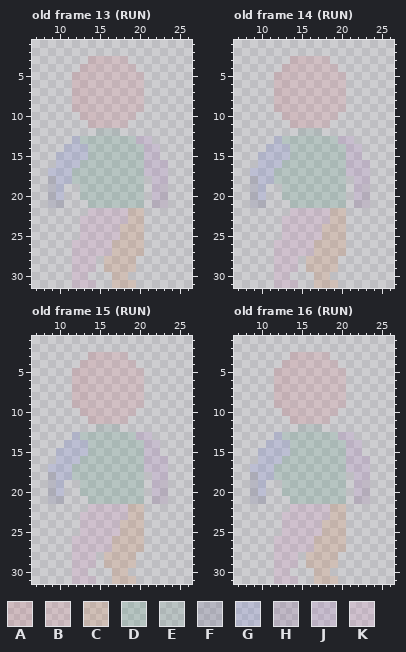
Two states of a pixel-art file, Screenshots/base_anims.aseprite. Above: the version before the commit.
32x32 pixels, 23 frames. Shown: old frame 13 (RUN): x 7..26, y 1..31; old frame 14 (RUN): x 7..26, y 1..31; old frame 15 (RUN): x 7..26, y 1..31; old frame 16 (RUN): x 7..26, y 1..31. The commit also changed other frames, which this record leaves out.
Palette (. is transparent): A #d9576327  B #e5707b27  C #df712627  D #37946e27  E #548a7a27  F #3f3f7427  G #5b6ee127  H #76428a27  J #a863c227  K #d77bba27
Pixels before, old frame 13 (RUN), first column x 9:
 3 .....AABBB.....
 4 ....AABBBBB....
 5 ...AABBBBBBB...
 6 ...AABBBBBBB...
 7 ...AABBBBBBB...
 8 ...AABBBBBBB...
 9 ...AABBBBBBB...
10 ....AABBBBB....
11 .....AABBB.....
12 ......EEE......
13 ...GDDDDDDDJJ..
14 ..GGGDDDDDDDJJ.
15 .GGGGDDDDDDDJJ.
16 .GGGDDDDDDDDJJJ
17 GGGDDDDDDDDDJJJ
18 FGGDDDDDDDDD.JJ
19 FG..DDDDDDDD.JH
20 FG..DDDDDDDD.JH
21 FF...DDDDDDD.HH
22 .....KKKKKCC...
23 ....KKKKKKCC...
24 ....KKKKKCCC...
25 ....KKKKKCCC...
26 ...KKKKKCCCC...
27 ...KKKKKCCCC...
28 ...KKK.CCCC....
29 ...KKK.CCCC....
30 ...KK...CC.....
31 ...KKK..CCC....
Pixels before, old frame 14 (RUN), first column x 9:
 3 .....AABBB.....
 4 ....AABBBBB....
 5 ...AABBBBBBB...
 6 ...AABBBBBBB...
 7 ...AABBBBBBB...
 8 ...AABBBBBBB...
 9 ...AABBBBBBB...
10 ....AABBBBB....
11 .....AABBB.....
12 ......EEE......
13 ...GDDDDDDDJJ..
14 ..GGGDDDDDDDJJ.
15 .GGGGDDDDDDDJJ.
16 .GGGDDDDDDDDJJJ
17 GGGDDDDDDDDDJJJ
18 FGGDDDDDDDDD.JJ
19 FG..DDDDDDDD.JH
20 FG..DDDDDDDD.JH
21 FF...DDDDDDD.HH
22 .....KKKKKCC...
23 ....KKKKKKCC...
24 ....KKKKKCCC...
25 ....KKKKKCCC...
26 ...KKKKKCCCC...
27 ...KKKKKCCCC...
28 ...KKK.CCCC....
29 ...KKK.CCCC....
30 ...KK...CC.....
31 ...KKK..CCC....
Pixels before, old frame 15 (RUN), first column x 9:
 3 .....AABBB.....
 4 ....AABBBBB....
 5 ...AABBBBBBB...
 6 ...AABBBBBBB...
 7 ...AABBBBBBB...
 8 ...AABBBBBBB...
 9 ...AABBBBBBB...
10 ....AABBBBB....
11 .....AABBB.....
12 ......EEE......
13 ...GDDDDDDDJJ..
14 ..GGGDDDDDDDJJ.
15 .GGGGDDDDDDDJJ.
16 .GGGDDDDDDDDJJJ
17 GGGDDDDDDDDDJJJ
18 FGGDDDDDDDDD.JJ
19 FG..DDDDDDDD.JH
20 FG..DDDDDDDD.JH
21 FF...DDDDDDD.HH
22 .....KKKKKCC...
23 ....KKKKKKCC...
24 ....KKKKKCCC...
25 ....KKKKKCCC...
26 ...KKKKKCCCC...
27 ...KKKKKCCCC...
28 ...KKK.CCCC....
29 ...KKK.CCCC....
30 ...KK...CC.....
31 ...KKK..CCC....
Pixels before, old frame 16 (RUN), first column x 9:
 3 .....AABBB.....
 4 ....AABBBBB....
 5 ...AABBBBBBB...
 6 ...AABBBBBBB...
 7 ...AABBBBBBB...
 8 ...AABBBBBBB...
 9 ...AABBBBBBB...
10 ....AABBBBB....
11 .....AABBB.....
12 ......EEE......
13 ...GDDDDDDDJJ..
14 ..GGGDDDDDDDJJ.
15 .GGGGDDDDDDDJJ.
16 .GGGDDDDDDDDJJJ
17 GGGDDDDDDDDDJJJ
18 FGGDDDDDDDDD.JJ
19 FG..DDDDDDDD.JH
20 FG..DDDDDDDD.JH
21 FF...DDDDDDD.HH
22 .....KKKKKCC...
23 ....KKKKKKCC...
24 ....KKKKKCCC...
25 ....KKKKKCCC...
26 ...KKKKKCCCC...
27 ...KKKKKCCCC...
28 ...KKK.CCCC....
29 ...KKK.CCCC....
30 ...KK...CC.....
31 ...KKK..CCC....
After:
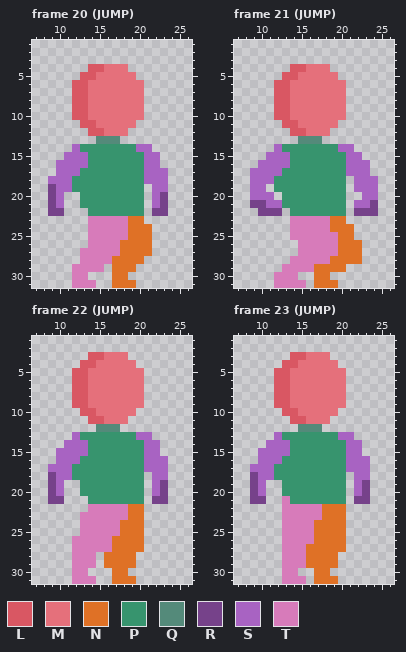
Colours new in this view: L #d95763  M #e5707b  N #df7126  P #37946e  Q #548a7a  R #76428a  S #a863c2  T #d77bba
Log entry: Jump and fall animations added
Edits made:
frames 23 -> 33
layer "Full anim reference" now hidden
layer "Back Leg" now shown
layer "Front leg" now shown
layer "Head" now shown
layer "Back Arm" now shown
layer "Body" now shown
layer "Neck" now shown
layer "Front Arm" now shown
Changed rows in their new state; - is an unchanged pixel.
Frame 20 (JUMP) against old frame 13 (RUN):
first column x 9:
 3 -----.....-----
 4 ----.LLMMM.----
 5 ---.LLMMMMM.---
 6 ---LLMMMMMMM---
 7 ---LLMMMMMMM---
 8 ---LLMMMMMMM---
 9 ---LLMMMMMMM---
10 ---LLMMMMMMM---
11 ----LLMMMMM----
12 -----LLMMM-----
13 ---...QQQ....--
14 --.SPPPPPPPSS.-
15 -.SSSPPPPPPPSS-
16 -SSSSPPPPPPPSS.
17 .SSSPPPPPPPPSSS
18 SSSPPPPPPPPPSSS
19 RSSPPPPPPPPP-SS
20 RS--PPPPPPPP-SR
21 RS--PPPPPPPP-SR
22 RR---PPPPPPP-RR
23 ----.TTTTTNN---
24 ----.TTTTTNNN--
25 ----.TTTTTNNN--
26 ---..TTTTNNNN--
27 ---.TTTTTNNNN--
28 ---.TTTTNNNN---
29 ---TTTT.NNN----
30 ---TT---NN-----
31 ---TTT--NNN----
Frame 21 (JUMP) against old frame 14 (RUN):
first column x 9:
 3 -----.....------
 4 ----.LLMMM.-----
 5 ---.LLMMMMM.----
 6 ---LLMMMMMMM----
 7 ---LLMMMMMMM----
 8 ---LLMMMMMMM----
 9 ---LLMMMMMMM----
10 ---LLMMMMMMM----
11 ----LLMMMMM-----
12 -----LLMMM------
13 ---...QQQ....---
14 --.SPPPPPPPSS.--
15 -.SSSPPPPPPPSS--
16 -SSSSPPPPPPPSSS-
17 SSSSPPPPPPPPSSS-
18 SSSPPPPPPPPP-SSS
19 SS-PPPPPPPPP-SSS
20 SSS-PPPPPPPP-.SS
21 RRSSPPPPPPPP-SSR
22 -RRR-PPPPPPP-RRR
23 ----.TTTTTNN----
24 ----.TTTTTNNN---
25 ----.TTTTTTNN---
26 ---...TTTTTNNN--
27 ---...TTTTTNNN--
28 ---..TTTTTNNNN--
29 ---.TTTTNNNN----
30 ---TTT--NN------
31 ---TTTT-NNN-----
Frame 22 (JUMP) against old frame 15 (RUN):
first column x 9:
 3 -----LLMMM-----
 4 ----LLMMMMM----
 5 ---LLMMMMMMM---
 6 ---LLMMMMMMM---
 7 ---LLMMMMMMM---
 8 ---LLMMMMMMM---
 9 ---LLMMMMMMM---
10 ----LLMMMMM----
11 -----LLMMM-----
12 ------QQQ------
13 ---SPPPPPPPSS--
14 --SSSPPPPPPPSS-
15 -SSSSPPPPPPPSS-
16 -SSSPPPPPPPPSSS
17 SSSPPPPPPPPPSSS
18 RSSPPPPPPPPP-SS
19 RS--PPPPPPPP-SR
20 RS--PPPPPPPP-SR
21 RR---PPPPPPP-RR
22 -----TTTTTNN---
23 ----TTTTTTNN---
24 ----TTTTTNNN---
25 ----TTTTTNNN---
26 ---TTTTTNNNN---
27 ---TTTTTNNNN---
28 ---TTT-NNNN----
29 ---TTT-NNNN----
30 ---TT---NN-----
31 ---TTT--NNN----
Frame 23 (JUMP) against old frame 16 (RUN):
first column x 9:
 3 -----LLMMM-----
 4 ----LLMMMMM----
 5 ---LLMMMMMMM---
 6 ---LLMMMMMMM---
 7 ---LLMMMMMMM---
 8 ---LLMMMMMMM---
 9 ---LLMMMMMMM---
10 ----LLMMMMM----
11 -----LLMMM-----
12 ------QQQ------
13 ---SPPPPPPPSS--
14 --SSSPPPPPPPSS-
15 -SSSSPPPPPPPSS-
16 -SSSPPPPPPPPSSS
17 SSSPPPPPPPPPSSS
18 RSSPPPPPPPPP-SS
19 RS--PPPPPPPP-SR
20 RS--PPPPPPPP-SR
21 RR--TPPPPPPP-RR
22 ----TTTTTNNN---
23 ----TTTTTNNN---
24 ----TTTTNNNN---
25 ----TTTTNNNN---
26 ---.TTTTNNNN---
27 ---.TTTNNNNN---
28 ---.TTTNNNN----
29 ---.TTTNNNN----
30 ---.TT--NN-----
31 ---.TTT-NNN----
Where, in picture pixels (left, top, right, bottom), the same in both pictures:
changed: (48, 56, 168, 288)
changed: (250, 56, 378, 288)
changed: (48, 352, 168, 584)
changed: (250, 352, 370, 584)
